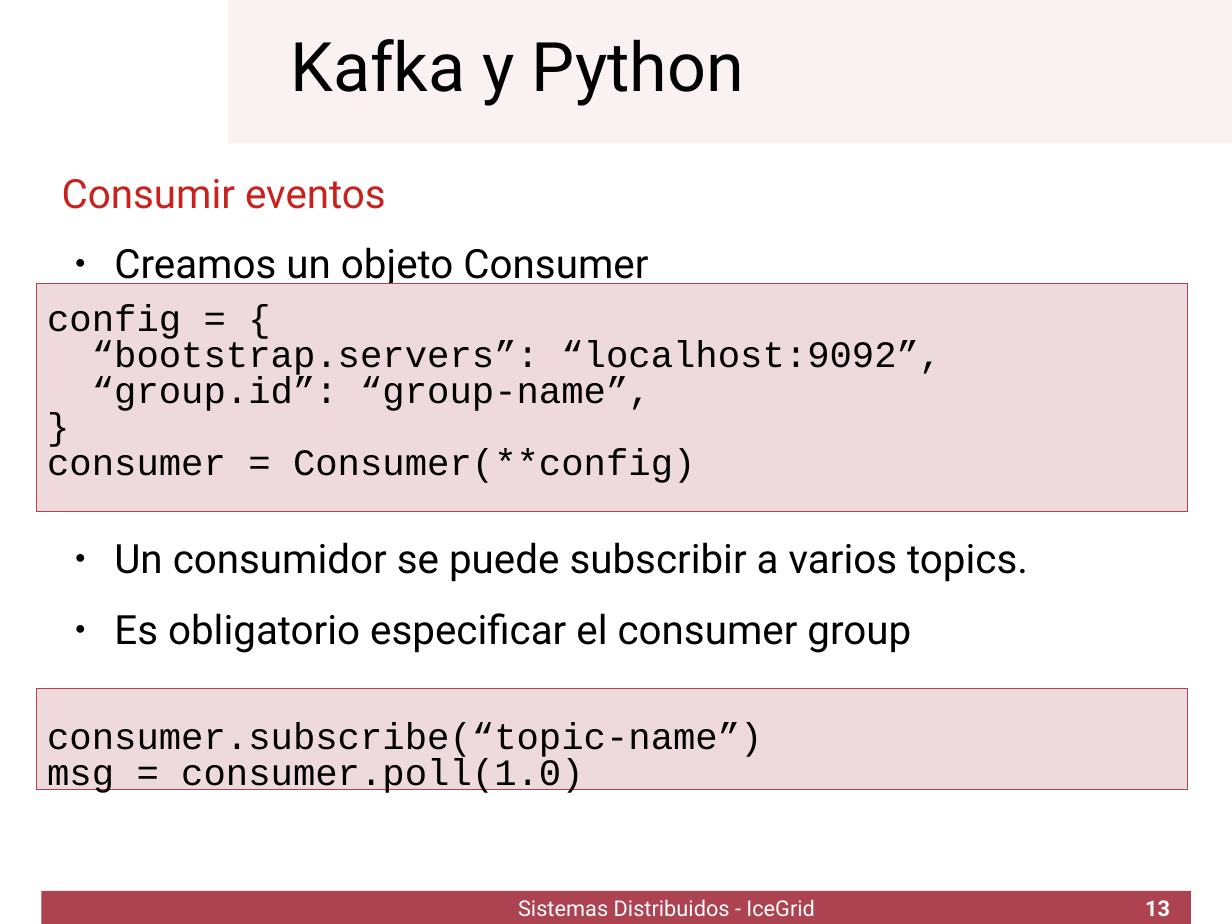
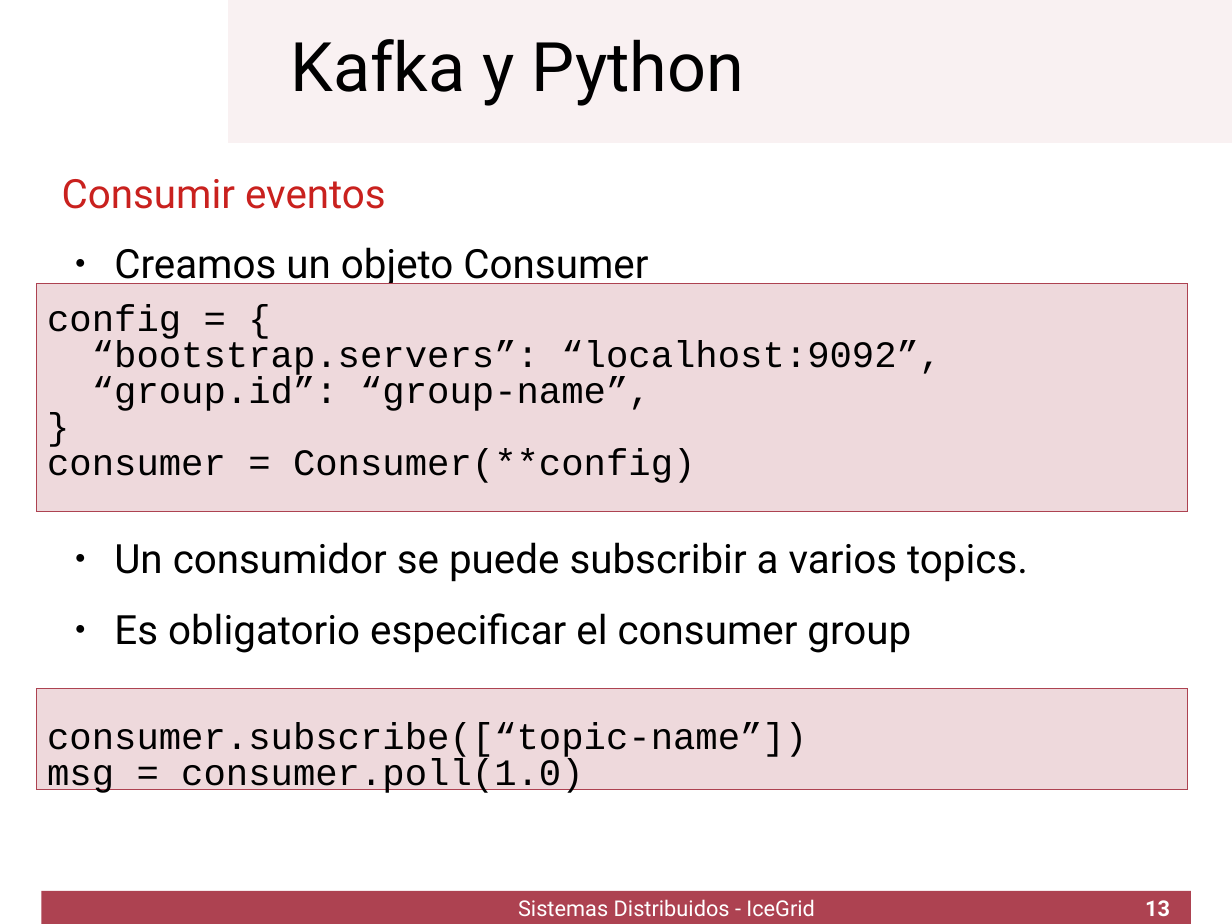
Before and after one commit to UCLM-ESI/ssdd.kafka-lab, a slide deck: slide 13 of kafka1.odp. Drawn at 1232x924 pixels with LibreOffice and Linux fonts; fonts in the diff are those of the drawing; background and template pictures are left out. Boxes give left, top, right and bottom in pixels: in the first picture for what was removed or moved away, otherwise in the second. Text is boxed around its words. In the diff, an @@ line names an element or a change of style, - is before the commit and + after.

```diff
--- a/kafka1.odp
+++ b/kafka1.odp
@@ title at bbox=[47, 723, 807, 793]: text changed @@
-consumer.subscribe(“topic-name”)
-msg = consumer.poll(1.0)
+consumer.subscribe([“topic-name”])
+msg = consumer.poll(1.0)
```
Also in this commit, not shown: 2 other slides changed, 2 slides added, 1 slide removed.
